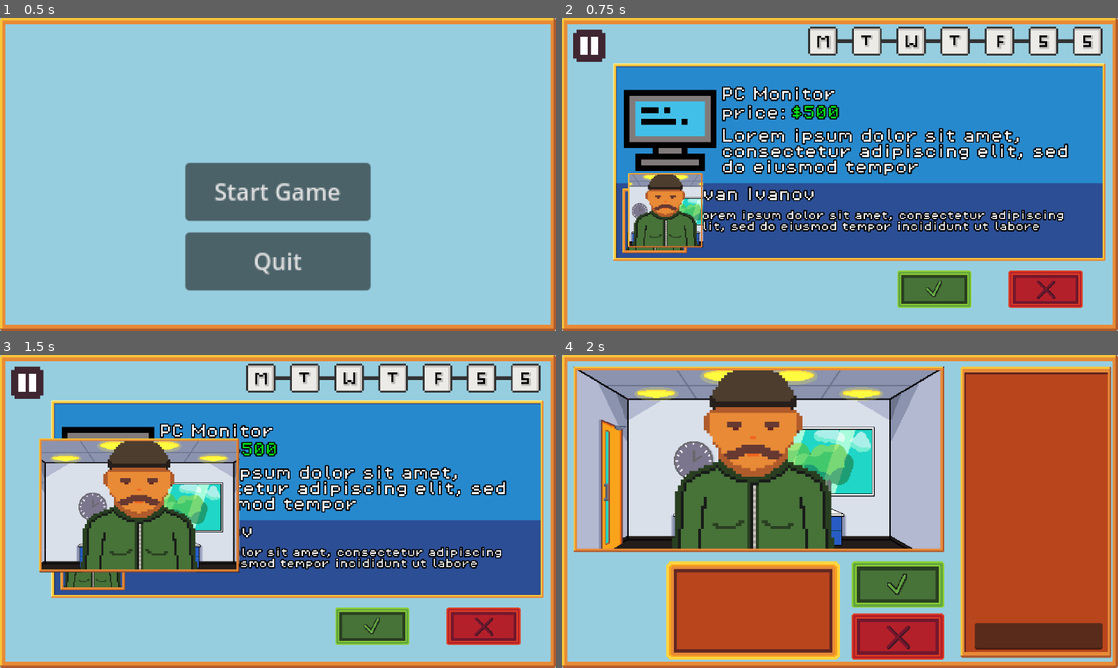
Above: before the commit, frames 1-4 (two rows, left to right).
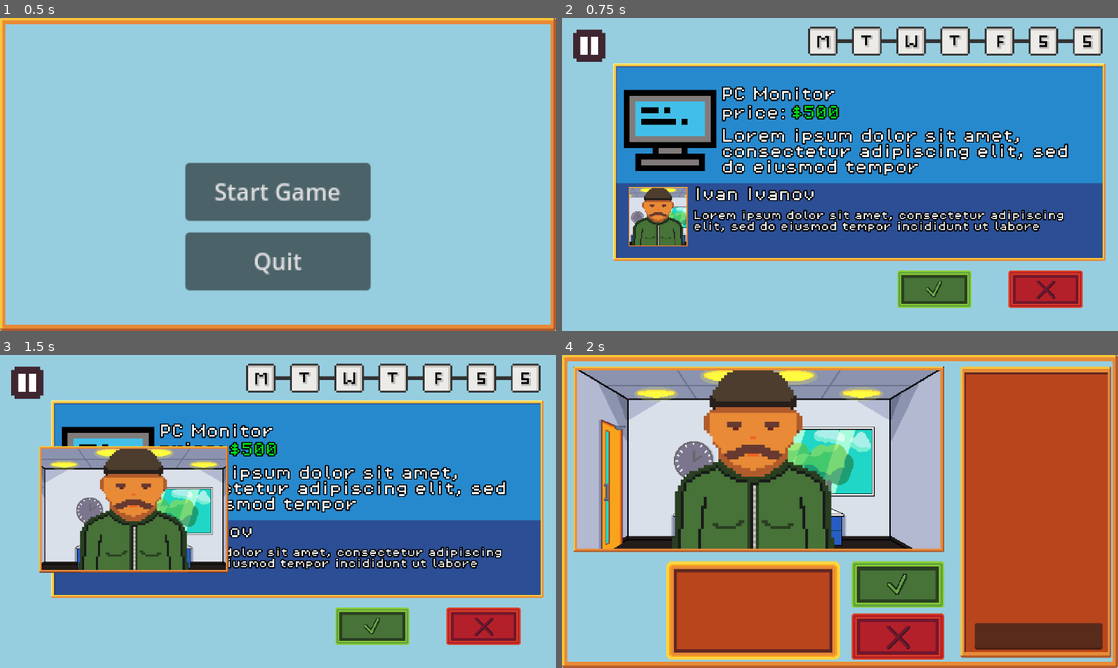
Above: after the commit, the same moments.

Repository: MartinR260/HackTUES11KVK
Game: Godot game, scene res://MainMenu.tscn
Same seed, same stepped clock (60 frames per second), same inputs: the game is played once before the commit and once after it. Sound files missing from this copy of the repository are replaced by a short silence.
Inputs (mouse positions are in pixels of both pictures, inside the frame that each line leads up to):
- Up to frame 1 (0.5 s): no input
- Up to frame 2 (0.75 s): click "Start Game" at 0.5 s
- Up to frame 3 (1.5 s): click (372, 627) at 1.25 s
- Up to frame 4 (2 s): no input

Frame 1 is identical in both runs. In frame 2, 8.8% of the frame differs, in the area x 0-100%, y 0-100%; in frame 3, 15%; in frame 4, nothing differs.

Commit message:
Fixed Trader Icon

Diff:
--- a/hacktues11/ChatTradeMenu.tscn
+++ b/hacktues11/ChatTradeMenu.tscn
@@ -14,6 +14,81 @@
 [ext_resource type="Texture2D" uid="uid://bn4hplw5tknpe" path="res://assets/people/person_1_1.png" id="9_23itu"]
 [ext_resource type="Texture2D" uid="uid://c78twwryoo1bh" path="res://assets/chat-output.png" id="9_os3wd"]
 
+[sub_resource type="Animation" id="Animation_7u6cb"]
+length = 0.001
+tracks/0/type = "value"
+tracks/0/imported = false
+tracks/0/enabled = true
+tracks/0/path = NodePath("TextureRect2:position")
+tracks/0/interp = 1
+tracks/0/loop_wrap = true
+tracks/0/keys = {
+"times": PackedFloat32Array(0),
+"transitions": PackedFloat32Array(1),
+"update": 0,
+"values": [Vector2(-240, 64)]
+}
+tracks/1/type = "value"
+tracks/1/imported = false
+tracks/1/enabled = true
+tracks/1/path = NodePath("AcceptTrade:position")
+tracks/1/interp = 1
+tracks/1/loop_wrap = true
+tracks/1/keys = {
+"times": PackedFloat32Array(0),
+"transitions": PackedFloat32Array(1),
+"update": 0,
+"values": [Vector2(16, 64)]
+}
+tracks/2/type = "value"
+tracks/2/imported = false
+tracks/2/enabled = true
+tracks/2/path = NodePath("RejectTrade:position")
+tracks/2/interp = 1
+tracks/2/loop_wrap = true
+tracks/2/keys = {
+"times": PackedFloat32Array(0),
+"transitions": PackedFloat32Array(1),
+"update": 0,
+"values": [Vector2(16, 136)]
+}
+tracks/3/type = "value"
+tracks/3/imported = false
+tracks/3/enabled = true
+tracks/3/path = NodePath("TextureRect:position")
+tracks/3/interp = 1
+tracks/3/loop_wrap = true
+tracks/3/keys = {
+"times": PackedFloat32Array(0),
+"transitions": PackedFloat32Array(1),
+"update": 0,
+"values": [Vector2(160, -200)]
+}
+tracks/4/type = "value"
+tracks/4/imported = false
+tracks/4/enabled = true
+tracks/4/path = NodePath("ScrollContainer:position")
+tracks/4/interp = 1
+tracks/4/loop_wrap = true
+tracks/4/keys = {
+"times": PackedFloat32Array(0),
+"transitions": PackedFloat32Array(1),
+"update": 0,
+"values": [Vector2(176, -184)]
+}
+tracks/5/type = "value"
+tracks/5/imported = false
+tracks/5/enabled = true
+tracks/5/path = NodePath("TextEdit:position")
+tracks/5/interp = 1
+tracks/5/loop_wrap = true
+tracks/5/keys = {
+"times": PackedFloat32Array(0),
+"transitions": PackedFloat32Array(1),
+"update": 0,
+"values": [Vector2(179, 154)]
+}
+
 [sub_resource type="Animation" id="Animation_23itu"]
 resource_name = "readyanim"
 length = 0.35
@@ -90,81 +165,6 @@
 "values": [Vector2(420, 154), Vector2(179, 154)]
 }
 
-[sub_resource type="Animation" id="Animation_7u6cb"]
-length = 0.001
-tracks/0/type = "value"
-tracks/0/imported = false
-tracks/0/enabled = true
-tracks/0/path = NodePath("TextureRect2:position")
-tracks/0/interp = 1
-tracks/0/loop_wrap = true
-tracks/0/keys = {
-"times": PackedFloat32Array(0),
-"transitions": PackedFloat32Array(1),
-"update": 0,
-"values": [Vector2(-240, 64)]
-}
-tracks/1/type = "value"
-tracks/1/imported = false
-tracks/1/enabled = true
-tracks/1/path = NodePath("AcceptTrade:position")
-tracks/1/interp = 1
-tracks/1/loop_wrap = true
-tracks/1/keys = {
-"times": PackedFloat32Array(0),
-"transitions": PackedFloat32Array(1),
-"update": 0,
-"values": [Vector2(16, 64)]
-}
-tracks/2/type = "value"
-tracks/2/imported = false
-tracks/2/enabled = true
-tracks/2/path = NodePath("RejectTrade:position")
-tracks/2/interp = 1
-tracks/2/loop_wrap = true
-tracks/2/keys = {
-"times": PackedFloat32Array(0),
-"transitions": PackedFloat32Array(1),
-"update": 0,
-"values": [Vector2(16, 136)]
-}
-tracks/3/type = "value"
-tracks/3/imported = false
-tracks/3/enabled = true
-tracks/3/path = NodePath("TextureRect:position")
-tracks/3/interp = 1
-tracks/3/loop_wrap = true
-tracks/3/keys = {
-"times": PackedFloat32Array(0),
-"transitions": PackedFloat32Array(1),
-"update": 0,
-"values": [Vector2(160, -200)]
-}
-tracks/4/type = "value"
-tracks/4/imported = false
-tracks/4/enabled = true
-tracks/4/path = NodePath("ScrollContainer:position")
-tracks/4/interp = 1
-tracks/4/loop_wrap = true
-tracks/4/keys = {
-"times": PackedFloat32Array(0),
-"transitions": PackedFloat32Array(1),
-"update": 0,
-"values": [Vector2(176, -184)]
-}
-tracks/5/type = "value"
-tracks/5/imported = false
-tracks/5/enabled = true
-tracks/5/path = NodePath("TextEdit:position")
-tracks/5/interp = 1
-tracks/5/loop_wrap = true
-tracks/5/keys = {
-"times": PackedFloat32Array(0),
-"transitions": PackedFloat32Array(1),
-"update": 0,
-"values": [Vector2(179, 154)]
-}
-
 [sub_resource type="AnimationLibrary" id="AnimationLibrary_80d0c"]
 _data = {
 &"RESET": SubResource("Animation_7u6cb"),
@@ -212,16 +212,16 @@
 zoom = Vector2(1.5, 1.5)
 
 [node name="TextureRect" type="TextureRect" parent="."]
-offset_left = 400.0
-offset_top = -200.0
-offset_right = 608.0
+offset_left = 160.0
+offset_top = -200.0
+offset_right = 368.0
 offset_bottom = 202.0
 texture = ExtResource("9_os3wd")
 
 [node name="ScrollContainer" type="ScrollContainer" parent="."]
-offset_left = 420.0
+offset_left = 176.0
 offset_top = -184.0
-offset_right = 592.0
+offset_right = 348.0
 offset_bottom = 144.0
 scale = Vector2(1.03959, 0.994929)
 script = ExtResource("8_pavjr")
@@ -238,25 +238,25 @@
 autostart = true
 
 [node name="TextEdit" type="TextEdit" parent="."]
-offset_left = 420.0
+offset_left = 179.0
 offset_top = 154.0
-offset_right = 590.0
+offset_right = 349.0
 offset_bottom = 191.0
 scale = Vector2(1.03959, 0.994929)
 
 [node name="TextureRect2" type="TextureRect" parent="."]
 offset_left = -240.0
-offset_top = 230.0
-offset_bottom = 366.0
+offset_top = 64.0
+offset_bottom = 200.0
 texture = ExtResource("9_4g7jg")
 expand_mode = 1
 stretch_mode = 4
 
 [node name="RejectTrade" type="TextureButton" parent="."]
 offset_left = 16.0
-offset_top = 300.0
-offset_right = 144.0
-offset_bottom = 364.0
+offset_top = 136.0
+offset_right = 144.0
+offset_bottom = 200.0
 texture_normal = ExtResource("4_p4c4u")
 texture_pressed = ExtResource("5_a5ogm")
 stretch_mode = 0
@@ -266,9 +266,9 @@
 
 [node name="AcceptTrade" type="TextureButton" parent="."]
 offset_left = 16.0
-offset_top = 226.0
-offset_right = 144.0
-offset_bottom = 290.0
+offset_top = 64.0
+offset_right = 144.0
+offset_bottom = 128.0
 texture_normal = ExtResource("2_kyjx3")
 texture_pressed = ExtResource("2_4g7jg")
 stretch_mode = 0
--- a/hacktues11/CreditMenu.tscn
+++ b/hacktues11/CreditMenu.tscn
@@ -6,6 +6,21 @@
 [ext_resource type="Texture2D" uid="uid://dfrjuximsgnhn" path="res://assets/red button.png" id="3_bbn7m"]
 [ext_resource type="Texture2D" uid="uid://b6i6wqvl7ifs6" path="res://assets/red_button_press.png" id="4_kmcdu"]
 [ext_resource type="Texture2D" uid="uid://cqgfornebtf67" path="res://assets/wheel.png" id="5_l8crg"]
+
+[sub_resource type="Animation" id="Animation_kmcdu"]
+length = 0.001
+tracks/0/type = "value"
+tracks/0/imported = false
+tracks/0/enabled = true
+tracks/0/path = NodePath("TextureRect:rotation")
+tracks/0/interp = 1
+tracks/0/loop_wrap = true
+tracks/0/keys = {
+"times": PackedFloat32Array(0),
+"transitions": PackedFloat32Array(1),
+"update": 0,
+"values": [0.0]
+}
 
 [sub_resource type="Animation" id="Animation_bbn7m"]
 resource_name = "spin"
@@ -20,21 +35,6 @@
 "transitions": PackedFloat32Array(1, 1, 1),
 "update": 0,
 "values": [0.0, 3.14159, 6.28319]
-}
-
-[sub_resource type="Animation" id="Animation_kmcdu"]
-length = 0.001
-tracks/0/type = "value"
-tracks/0/imported = false
-tracks/0/enabled = true
-tracks/0/path = NodePath("TextureRect:rotation")
-tracks/0/interp = 1
-tracks/0/loop_wrap = true
-tracks/0/keys = {
-"times": PackedFloat32Array(0),
-"transitions": PackedFloat32Array(1),
-"update": 0,
-"values": [0.0]
 }
 
 [sub_resource type="AnimationLibrary" id="AnimationLibrary_l8crg"]
--- a/hacktues11/chat_trade_menu.gd
+++ b/hacktues11/chat_trade_menu.gd
@@ -1,4 +1,5 @@
 extends Node2D
 @onready var ready_anim = $AnimationPlayer
+
 func _ready() -> void:
 	ready_anim.play("readyanim")
--- a/hacktues11/picktrademenu.tscn
+++ b/hacktues11/picktrademenu.tscn
@@ -22,54 +22,6 @@
 
 [sub_resource type="Animation" id="Animation_d5g8s"]
 length = 0.001
-tracks/0/type = "value"
-tracks/0/imported = false
-tracks/0/enabled = true
-tracks/0/path = NodePath(".:position")
-tracks/0/interp = 1
-tracks/0/loop_wrap = true
-tracks/0/keys = {
-"times": PackedFloat32Array(0),
-"transitions": PackedFloat32Array(1),
-"update": 0,
-"values": [Vector2(-363, -190)]
-}
-tracks/1/type = "value"
-tracks/1/imported = false
-tracks/1/enabled = true
-tracks/1/path = NodePath(".:visible")
-tracks/1/interp = 1
-tracks/1/loop_wrap = true
-tracks/1/keys = {
-"times": PackedFloat32Array(0),
-"transitions": PackedFloat32Array(1),
-"update": 1,
-"values": [true]
-}
-tracks/2/type = "value"
-tracks/2/imported = false
-tracks/2/enabled = true
-tracks/2/path = NodePath("../TextureRect3:position")
-tracks/2/interp = 1
-tracks/2/loop_wrap = true
-tracks/2/keys = {
-"times": PackedFloat32Array(0),
-"transitions": PackedFloat32Array(1),
-"update": 0,
-"values": [Vector2(-336, 0)]
-}
-tracks/3/type = "value"
-tracks/3/imported = false
-tracks/3/enabled = true
-tracks/3/path = NodePath("../TextureRect3:visible")
-tracks/3/interp = 1
-tracks/3/loop_wrap = true
-tracks/3/keys = {
-"times": PackedFloat32Array(0),
-"transitions": PackedFloat32Array(1),
-"update": 1,
-"values": [true]
-}
 
 [sub_resource type="Animation" id="Animation_85uty"]
 resource_name = "reroll"
@@ -108,7 +60,7 @@
 "times": PackedFloat32Array(0, 0.232579, 0.26836, 0.5),
 "transitions": PackedFloat32Array(1, 1, 1, 1),
 "update": 0,
-"values": [Vector2(-336, 0), Vector2(576, 0), Vector2(-1368, 0), Vector2(-336, 0)]
+"values": [Vector2(-336, 24), Vector2(576, 24), Vector2(-1368, 24), Vector2(-336, 24)]
 }
 tracks/3/type = "value"
 tracks/3/imported = false
@@ -148,6 +100,30 @@
 
 [sub_resource type="Animation" id="Animation_vu2ae"]
 length = 0.001
+tracks/0/type = "value"
+tracks/0/imported = false
+tracks/0/enabled = true
+tracks/0/path = NodePath(".:position")
+tracks/0/interp = 1
+tracks/0/loop_wrap = true
+tracks/0/keys = {
+"times": PackedFloat32Array(0),
+"transitions": PackedFloat32Array(1),
+"update": 0,
+"values": [Vector2(-336, 24)]
+}
+tracks/1/type = "value"
+tracks/1/imported = false
+tracks/1/enabled = true
+tracks/1/path = NodePath("TraderIcon:size")
+tracks/1/interp = 1
+tracks/1/loop_wrap = true
+tracks/1/keys = {
+"times": PackedFloat32Array(0),
+"transitions": PackedFloat32Array(1),
+"update": 0,
+"values": [Vector2(257, 257)]
+}
 
 [sub_resource type="Animation" id="Animation_uu5bg"]
 resource_name = "transition"
@@ -186,7 +162,7 @@
 "times": PackedFloat32Array(0, 0.333333, 0.35),
 "transitions": PackedFloat32Array(1, 1, 1),
 "update": 0,
-"values": [Vector2(-336, 0), Vector2(-432, -248), Vector2(-432, -247.999)]
+"values": [Vector2(-336, 24), Vector2(-432, -248), Vector2(-432, -247.999)]
 }
 tracks/3/type = "value"
 tracks/3/imported = false
@@ -198,7 +174,7 @@
 "times": PackedFloat32Array(0, 0.333333),
 "transitions": PackedFloat32Array(1, 1),
 "update": 0,
-"values": [Vector2(0.5, 0.5), Vector2(1.3, 1.3)]
+"values": [Vector2(0.4, 0.4), Vector2(1.3, 1.3)]
 }
 tracks/4/type = "value"
 tracks/4/imported = false
@@ -222,7 +198,7 @@
 "times": PackedFloat32Array(0, 0.333333),
 "transitions": PackedFloat32Array(1, 1),
 "update": 0,
-"values": [Vector2(256, 256), Vector2(512, 256)]
+"values": [Vector2(257, 257), Vector2(512, 256)]
 }
 tracks/6/type = "value"
 tracks/6/imported = false
@@ -265,27 +241,6 @@
 patch_margin_right = 8
 patch_margin_bottom = 8
 
-[node name="TraderIcon" type="NinePatchRect" parent="TradeInfo"]
-z_index = 1
-layout_mode = 0
-offset_left = 16.0
-offset_top = 216.0
-offset_right = 128.0
-offset_bottom = 328.0
-texture = ExtResource("11_v6ff6")
-region_rect = Rect2(0, 0, 512, 256)
-patch_margin_left = 8
-patch_margin_top = 8
-patch_margin_right = 8
-patch_margin_bottom = 8
-
-[node name="TextureRect" type="TextureRect" parent="TradeInfo/TraderIcon"]
-z_index = -1
-layout_mode = 0
-offset_right = 112.0
-offset_bottom = 112.0
-texture = ExtResource("4_qgkdj")
-
 [node name="TraderDescription" type="Label" parent="TradeInfo"]
 layout_mode = 0
 offset_left = 139.0
@@ -374,9 +329,10 @@
 [node name="TextureRect3" type="NinePatchRect" parent="."]
 z_index = 1
 offset_left = -336.0
+offset_top = 24.0
 offset_right = -80.0
-offset_bottom = 256.0
-scale = Vector2(0.5, 0.5)
+offset_bottom = 280.0
+scale = Vector2(0.4, 0.4)
 texture = ExtResource("3_uu5bg")
 region_rect = Rect2(128, 0, 256, 256)
 
@@ -390,8 +346,8 @@
 layout_mode = 0
 offset_left = -0.769226
 offset_top = -0.769226
-offset_right = 255.231
-offset_bottom = 255.231
+offset_right = 256.231
+offset_bottom = 256.231
 texture = ExtResource("11_v6ff6")
 region_rect = Rect2(0, 0, 512, 256)
 patch_margin_left = 8
@@ -407,6 +363,7 @@
 texture = ExtResource("4_qgkdj")
 
 [node name="TextureRect2" type="TextureRect" parent="."]
+visible = false
 offset_left = -451.0
 offset_top = -268.0
 offset_right = 509.0
Not shown: 2 places in hacktues11/picktrademenu.tscn that only renumber resources
